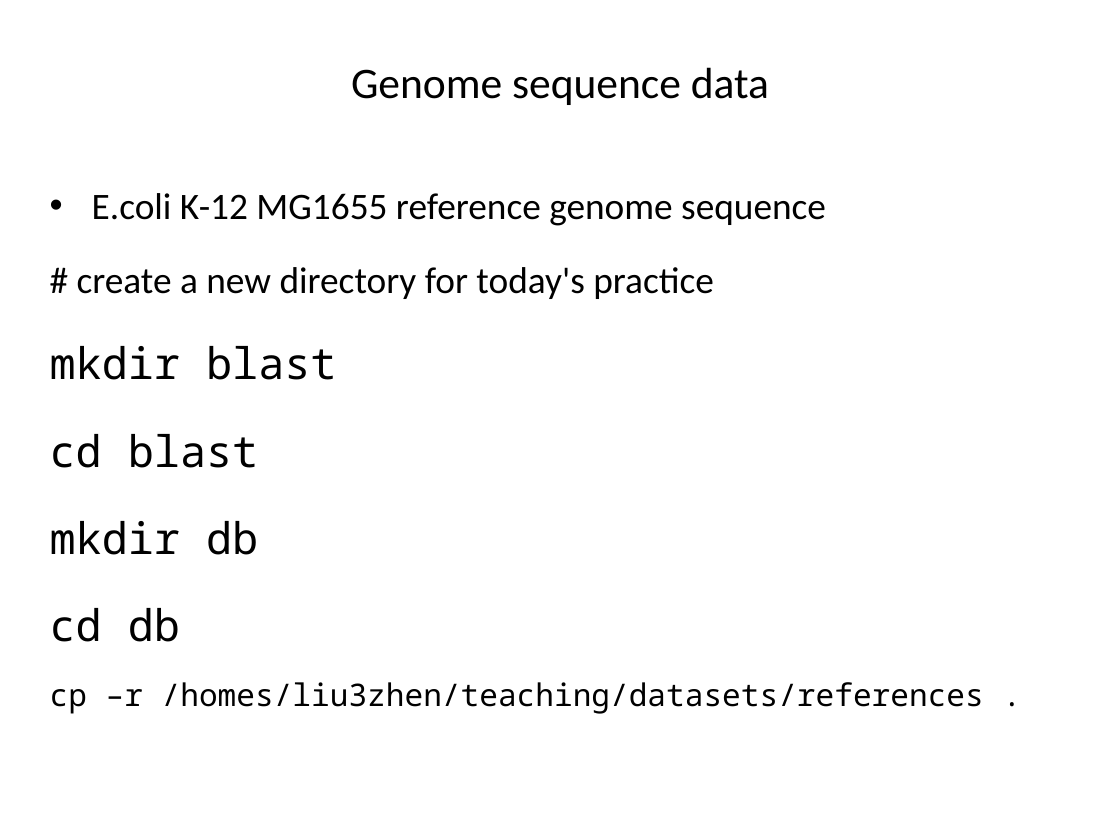
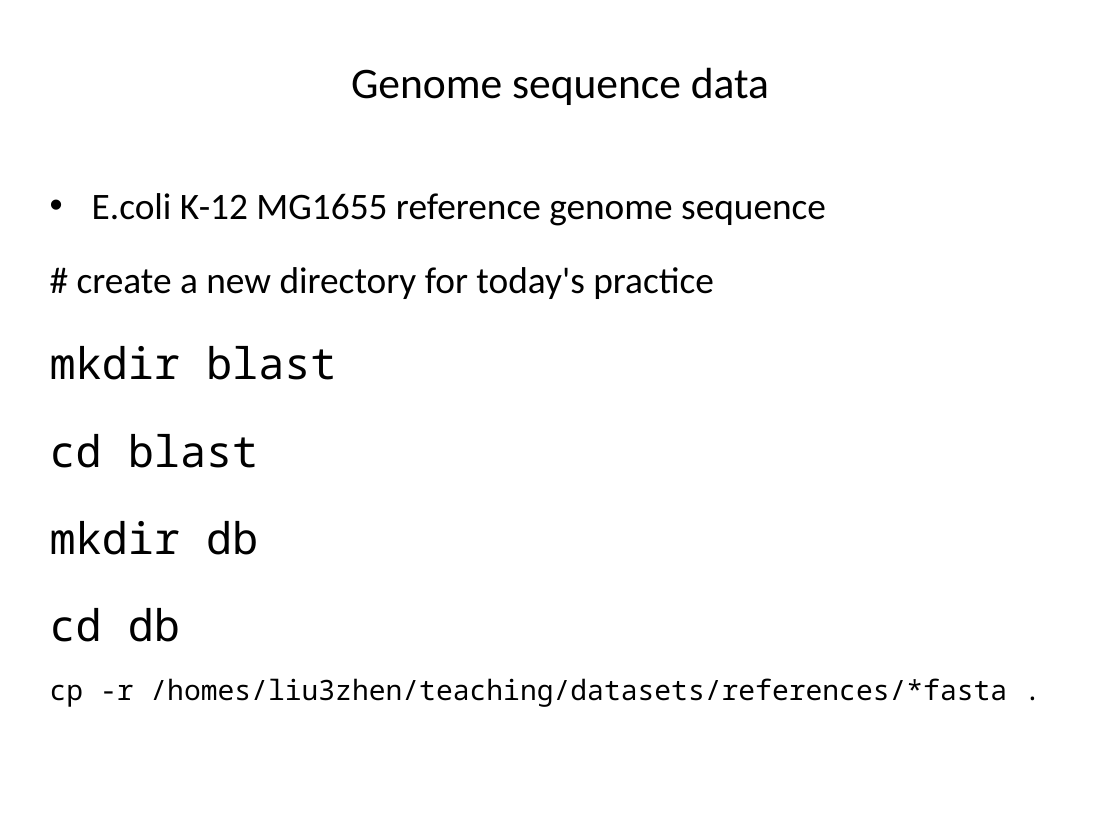
Before and after one commit to liu3zhenlab/teaching, a slide deck: slide 9 of PLPTH813Bioinformatis/2021/labs/lab05_alignment.pptx. Drawn at 1120x840 pixels with LibreOffice and Linux fonts; fonts in the diff are those of the drawing. Boxes give left, top, right and bottom in pixels: in the first picture for what was removed or moved away, otherwise in the second. Text is boxed around its words. In the diff, an @@ line names an element or a change of style, - is before the commit and + after.

```diff
--- a/PLPTH813Bioinformatis/2021/labs/lab05_alignment.pptx
+++ b/PLPTH813Bioinformatis/2021/labs/lab05_alignment.pptx
@@ text at bbox=[50, 678, 1007, 707]: text changed; size 20 to 18 pt @@
-cp –r /homes/liu3zhen/teaching/datasets/references .
+cp -r /homes/liu3zhen/teaching/datasets/references/*fasta .
```
Also in this commit, not shown: 5 other slides changed, 1 other file.
